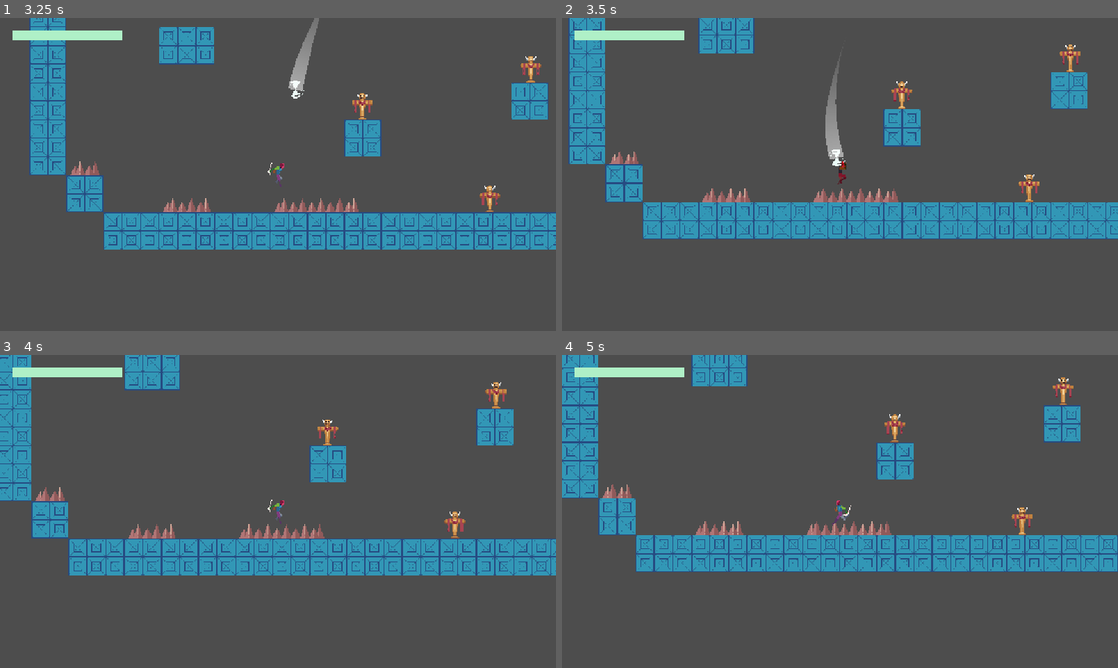
Above: before the commit, frames 1-4 (two rows, left to right).
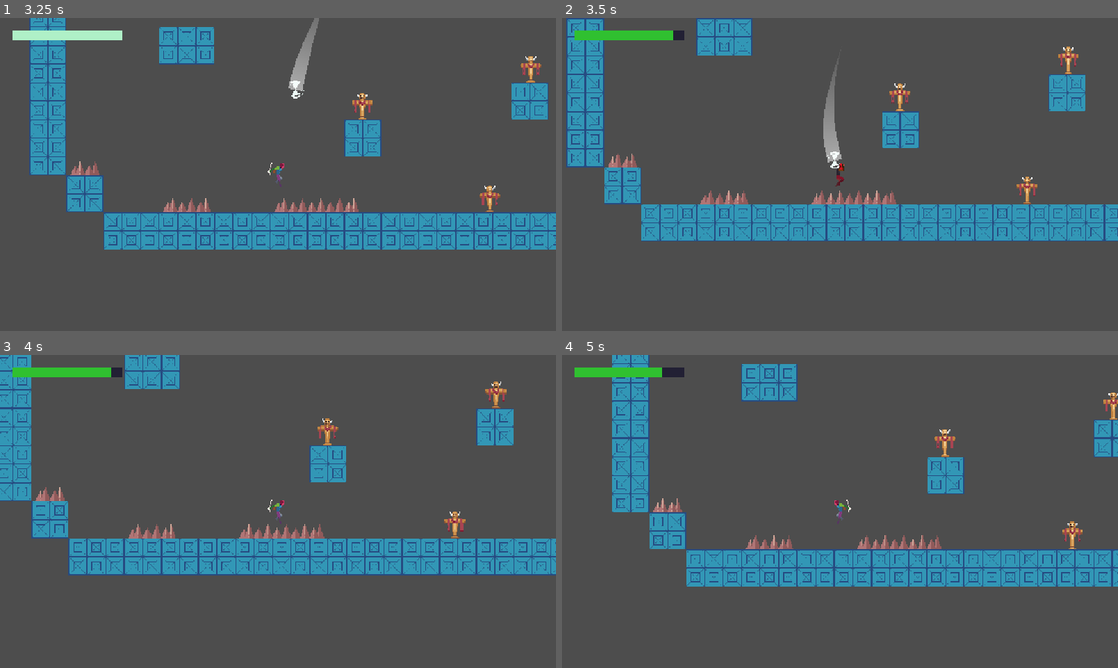
Above: after the commit, the same moments.

Repository: jbradlim08/MindBlade
Game: Godot game, scene res://Scene/level.tscn
Same seed, same stepped clock (60 frames per second), same inputs: the game is played once before the commit and once after it.
Inputs (mouse positions are in pixels of both pictures, inside the frame that each line leads up to):
- Up to frame 1 (3.25 s): tap Enter at 0.5 s; move the mouse to (400, 158) at 0.52 s; hold D (right) 0.53-2.03 s; click (400, 158) at 0.6 s; tap Space (jump) at 0.77, 1.52, 3.02 s; move the mouse to (166, 190) at 1.27 s; tap Middle mouse button (middle-mouse) at 1.35 s; move the mouse to (333, 105) at 2.02 s; hold A (left) 2.03-2.78 s; right-click (333, 105) at 2.1 s; move the mouse to (250, 237) at 2.77 s; hold D (right) from 2.78 s (still down); tap Shift at 2.85 s; click (250, 237) at 2.92 s
- Up to frame 2 (3.5 s): keep holding D (right)
- Up to frame 3 (4 s): keep holding D (right); move the mouse to (278, 498) at 3.52 s; click (278, 498) at 3.6 s; tap Space (jump) at 3.77 s
- Up to frame 4 (5 s): move the mouse to (673, 464) at 4.27 s; release D (right) at 4.28 s; hold A (left) from 4.28 s (still down); tap Middle mouse button (middle-mouse) at 4.35 s; tap Space (jump) at 4.52 s

Frame 1 is identical in both runs. In frame 2, 10% of the frame differs, in the area x 0-100%, y 0-72%; in frame 3, 2.4%; in frame 4, 25%, in the area x 0-100%, y 0-74%.

Commit message:
Implement camera shake when the player hurt. Fix bug player can stuck in the middle of the spike by changing the shape of the physics collision of the spike to flat surface

Diff:
--- a/Scene/level.tscn
+++ b/Scene/level.tscn
@@ -7,6 +7,7 @@
 [ext_resource type="PackedScene" uid="uid://dvtpjoe1tnkii" path="res://scene/shockwave.tscn" id="4_or6n4"]
 [ext_resource type="PackedScene" uid="uid://b2wrfdqey7c0y" path="res://scene/ui/player_ui.tscn" id="6_bddx0"]
 [ext_resource type="PackedScene" uid="uid://dgjtr7fuothm1" path="res://enemy/ground/dummy.tscn" id="6_ismto"]
+[ext_resource type="PackedScene" uid="uid://bnqvrqe4d6f3i" path="res://scene/camera.tscn" id="8_u2b8d"]
 
 [sub_resource type="RectangleShape2D" id="RectangleShape2D_7wcfd"]
 size = Vector2(1278, 20)
@@ -58,5 +59,4 @@
 position = Vector2(277, 229)
 danger_tilemap = NodePath("../Danger")
 
-[node name="Camera2D" type="Camera2D" parent="Vier"]
-zoom = Vector2(1.2, 1.2)
+[node name="Camera" parent="Vier" instance=ExtResource("8_u2b8d")]
--- a/asset/art/tileset/danger.tres
+++ b/asset/art/tileset/danger.tres
@@ -6,13 +6,13 @@
 texture = ExtResource("1_byltn")
 texture_region_size = Vector2i(32, 32)
 0:0/0 = 0
-0:0/0/physics_layer_0/polygon_0/points = PackedVector2Array(-0.491385, -0.638799, 1.86726, 11.4492, 7.76386, -6.73196, 16, 16, -8.00875, 16)
+0:0/0/physics_layer_0/polygon_0/points = PackedVector2Array(-0.491385, -0.638799, 7.76386, -6.73196, 16, -2.00219, 16, 16, -8.00875, 16)
 0:0/0/custom_data_0 = "spike"
 1:0/0 = 0
-1:0/0/physics_layer_0/polygon_0/points = PackedVector2Array(-8.444, -1.13167, 0.435261, 16, 7.9217, -7.57349, 16, 16, -16, 16)
+1:0/0/physics_layer_0/polygon_0/points = PackedVector2Array(7.39939, -7.74759, -8.444, -1.82808, -16, -2.00219, -16, 16, 16, 16, 16, -1.47988)
 1:0/0/custom_data_0 = "spike"
 2:0/0 = 0
-2:0/0/physics_layer_0/polygon_0/points = PackedVector2Array(-8.444, -0.435257, -1.74104, 11.752, 0.783466, -7.22528, 8.61811, 16, -16, 16)
+2:0/0/physics_layer_0/polygon_0/points = PackedVector2Array(1.13167, -7.9217, -8.444, -1.82808, -16, -2.00219, -16, 16, 8.61811, 16)
 2:0/0/custom_data_0 = "spike"
 
 [resource]
--- a/character/base_player.gd
+++ b/character/base_player.gd
@@ -230,6 +230,8 @@
 		check_danger_collision_pos()
 		check_danger()
 		set_state(PlayerState.HURT)
+		# apply camera shake
+		SignalManager.on_player_hurt.emit()
 
 func check_danger_collision_pos() -> void:
 	for i in get_slide_collision_count():
--- a/character/vier/vier.tscn
+++ b/character/vier/vier.tscn
@@ -6,13 +6,13 @@
 [ext_resource type="PackedScene" uid="uid://cm5ncd8ord8ho" path="res://character/vier/mind_blade.tscn" id="4_qybrf"]
 
 [sub_resource type="RectangleShape2D" id="RectangleShape2D_bje3g"]
-size = Vector2(14, 46)
+size = Vector2(10, 46)
 
 [sub_resource type="RectangleShape2D" id="RectangleShape2D_oboqb"]
 size = Vector2(40, 50)
 
 [sub_resource type="RectangleShape2D" id="RectangleShape2D_wglvv"]
-size = Vector2(16, 48)
+size = Vector2(12, 48)
 
 [sub_resource type="Animation" id="Animation_bje3g"]
 length = 0.001
--- a/global/signal_manager.gd
+++ b/global/signal_manager.gd
@@ -4,3 +4,4 @@
 signal on_throw_blade(pos: Vector2)
 signal on_jump_on_air(pos: Vector2)
 signal on_player_hp_change()
+signal on_player_hurt()
--- /dev/null
+++ b/scene/camera.tscn
@@ -0,0 +1,7 @@
+[gd_scene load_steps=2 format=3 uid="uid://bnqvrqe4d6f3i"]
+
+[ext_resource type="Script" uid="uid://dxihu2euv2rrd" path="res://script/camera.gd" id="1_udtsv"]
+
+[node name="Camera" type="Camera2D"]
+zoom = Vector2(1.2, 1.2)
+script = ExtResource("1_udtsv")
--- /dev/null
+++ b/script/camera.gd
@@ -0,0 +1,22 @@
+extends Camera2D
+
+var shake_time := 0.0
+
+@export var shake_strength := 5.0
+
+func _ready() -> void:
+	SignalManager.on_player_hurt.connect(shake)
+
+func _process(delta: float) -> void:
+	if shake_time > 0:
+		shake_time -= delta
+
+		offset = Vector2(
+			randf_range(-shake_strength, shake_strength),
+			randf_range(-shake_strength, shake_strength)
+		)
+	else:
+		offset = Vector2.ZERO
+
+func shake(duration: float = 0.1) -> void:
+	shake_time = duration
Not shown: 1 places in Scene/level.tscn that only renumber resources
Not shown, added: script/camera.gd.uid
